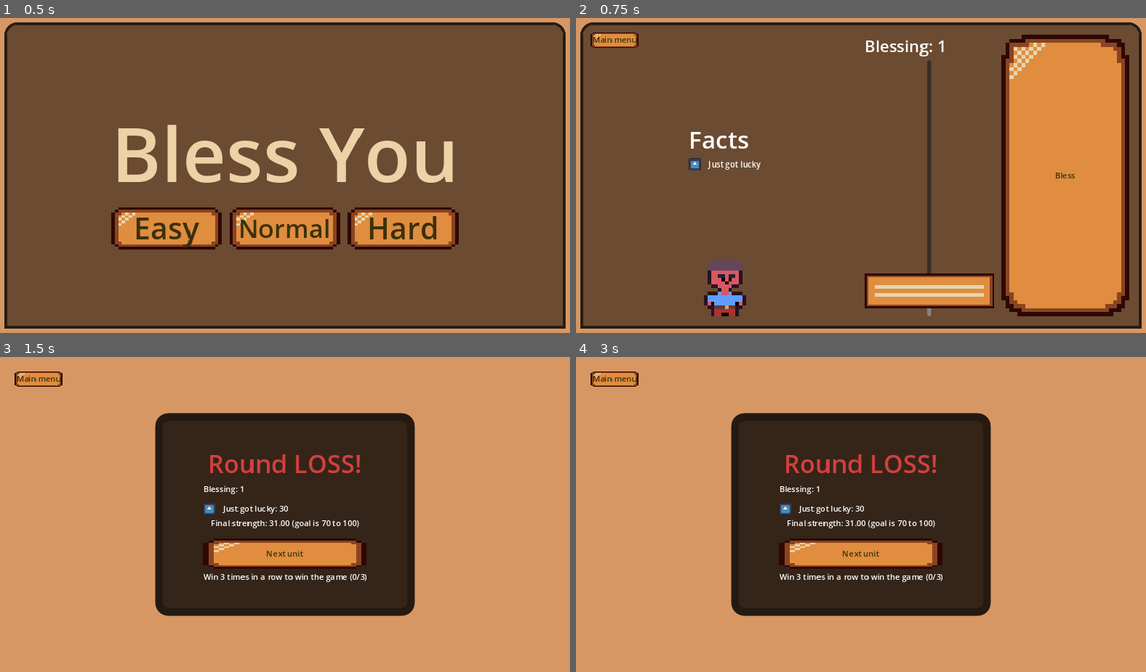
Above: before the commit, frames 1-4 (two rows, left to right).
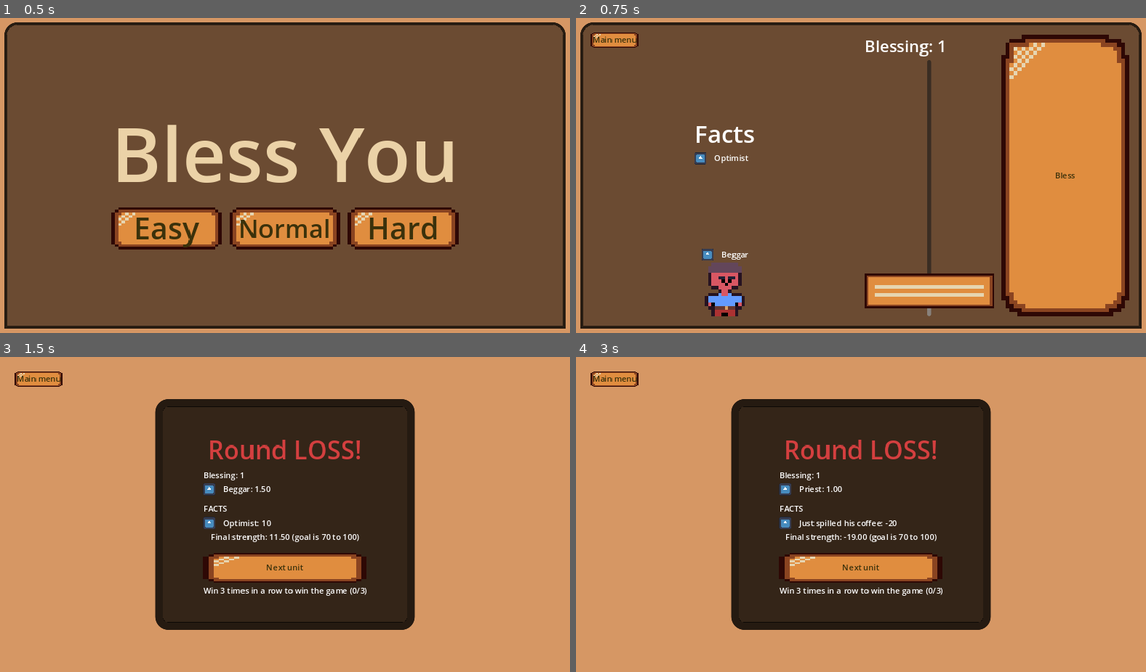
Above: after the commit, the same moments.

Repository: frostblooded/wolf
Game: Godot game, scene res://scenes/MainMenu.tscn
Same seed, same stepped clock (60 frames per second), same inputs: the game is played once before the commit and once after it. The engine's default icon, where the game draws it, is replaced by a stand-in: a white triangle on a blue panel in a dark square.
Inputs:
- Up to frame 1 (0.5 s): no input
- Up to frame 2 (0.75 s): click "Easy" at 0.5 s
- Up to frame 3 (1.5 s): click "Bless" at 1.25 s
- Up to frame 4 (3 s): click "Next unit" at 2 s; click "Bless" at 2.75 s

Frame 1 is identical in both runs. In frame 2, 1.1% of the frame differs, in the area x 19-33%, y 34-95%; in frame 3, 9.8%; in frame 4, 9.9%, in the area x 27-73%, y 13-87%.

Commit message:
Add unit types

Diff:
--- a/scenes/GameManager.tscn
+++ b/scenes/GameManager.tscn
@@ -1,9 +1,10 @@
-[gd_scene load_steps=9 format=3 uid="uid://b3llop6ts804d"]
+[gd_scene load_steps=12 format=3 uid="uid://b3llop6ts804d"]
 
 [ext_resource type="Script" path="res://scripts/game_manager.gd" id="1_w4b1x"]
 [ext_resource type="PackedScene" uid="uid://dlwrtjnr6xty4" path="res://scenes/UI/BlessingUnitUI.tscn" id="2_m4k2v"]
 [ext_resource type="Texture2D" uid="uid://bbuo3vy70oprq" path="res://icon.svg" id="2_sgj1t"]
 [ext_resource type="Script" path="res://scripts/fact.gd" id="3_0frrs"]
+[ext_resource type="Script" path="res://scripts/unit_type.gd" id="5_1xrj5"]
 
 [sub_resource type="Resource" id="Resource_7gygq"]
 script = ExtResource("3_0frrs")
@@ -29,7 +30,20 @@
 image = ExtResource("2_sgj1t")
 value = 30
 
+[sub_resource type="Resource" id="Resource_vni52"]
+script = ExtResource("5_1xrj5")
+name = "Beggar"
+image = ExtResource("2_sgj1t")
+multiplier = 1.5
+
+[sub_resource type="Resource" id="Resource_2me3e"]
+script = ExtResource("5_1xrj5")
+name = "Priest"
+image = ExtResource("2_sgj1t")
+multiplier = 1.0
+
 [node name="GameManager" type="Node2D"]
 script = ExtResource("1_w4b1x")
 unit_ui_scene = ExtResource("2_m4k2v")
 possible_facts = Array[ExtResource("3_0frrs")]([SubResource("Resource_7gygq"), SubResource("Resource_vtpr4"), SubResource("Resource_dn1nl"), SubResource("Resource_3sctg")])
+possible_unit_types = Array[ExtResource("5_1xrj5")]([SubResource("Resource_vni52"), SubResource("Resource_2me3e")])
--- a/scenes/UI/BlessingUnitUI.tscn
+++ b/scenes/UI/BlessingUnitUI.tscn
@@ -1,7 +1,8 @@
-[gd_scene load_steps=7 format=3 uid="uid://dlwrtjnr6xty4"]
+[gd_scene load_steps=8 format=3 uid="uid://dlwrtjnr6xty4"]
 
 [ext_resource type="Script" path="res://scripts/blessing_unit_ui.gd" id="1_pou5w"]
 [ext_resource type="PackedScene" uid="uid://ddsydqanfd6d6" path="res://scenes/UI/FactUI.tscn" id="2_3e3qa"]
+[ext_resource type="PackedScene" uid="uid://dla2errvpj32w" path="res://scenes/UI/UnitTypeUI.tscn" id="3_5ya5b"]
 [ext_resource type="Script" path="res://scripts/blessing_input.gd" id="3_ro0nv"]
 [ext_resource type="Texture2D" uid="uid://c0b0sawfyqtac" path="res://aseprite/fighter.png" id="3_t5euq"]
 
@@ -69,6 +70,10 @@
 theme_override_font_sizes/font_size = 48
 text = "Facts"
 
+[node name="UnitTypeUI" parent="MarginContainer/PanelContainer/MarginContainer/HBoxContainer/VBoxContainer" instance=ExtResource("3_5ya5b")]
+layout_mode = 2
+size_flags_horizontal = 4
+
 [node name="UnitImage" type="TextureRect" parent="MarginContainer/PanelContainer/MarginContainer/HBoxContainer/VBoxContainer"]
 layout_mode = 2
 size_flags_vertical = 3
--- a/scenes/UI/FactUI.tscn
+++ b/scenes/UI/FactUI.tscn
@@ -3,7 +3,7 @@
 [ext_resource type="Script" path="res://scripts/fact_ui.gd" id="1_dg875"]
 [ext_resource type="Texture2D" uid="uid://bbuo3vy70oprq" path="res://icon.svg" id="2_4tmda"]
 
-[node name="TraitUI" type="HBoxContainer"]
+[node name="FactUI" type="HBoxContainer"]
 size_flags_horizontal = 0
 script = ExtResource("1_dg875")
 
@@ -14,4 +14,4 @@
 
 [node name="Label" type="Label" parent="."]
 layout_mode = 2
-text = "Trait 1"
+text = "Unknown fact"
--- /dev/null
+++ b/scenes/UI/UnitTypeUI.tscn
@@ -0,0 +1,17 @@
+[gd_scene load_steps=3 format=3 uid="uid://dla2errvpj32w"]
+
+[ext_resource type="Script" path="res://scripts/unit_type_ui.gd" id="1_1a88d"]
+[ext_resource type="Texture2D" uid="uid://bbuo3vy70oprq" path="res://icon.svg" id="2_p7ud2"]
+
+[node name="UnitTypeUI" type="HBoxContainer"]
+size_flags_horizontal = 0
+script = ExtResource("1_1a88d")
+
+[node name="TextureRect" type="TextureRect" parent="."]
+layout_mode = 2
+texture = ExtResource("2_p7ud2")
+expand_mode = 3
+
+[node name="Label" type="Label" parent="."]
+layout_mode = 2
+text = "Unknown unit type"
--- a/scenes/main.tscn
+++ b/scenes/main.tscn
@@ -6,6 +6,7 @@
 [ext_resource type="Script" path="res://scripts/bless_results_container.gd" id="4_8q8d7"]
 [ext_resource type="Script" path="res://scripts/main_menu_button.gd" id="5_pgemp"]
 [ext_resource type="PackedScene" uid="uid://ddsydqanfd6d6" path="res://scenes/UI/FactUI.tscn" id="6_jd27q"]
+[ext_resource type="PackedScene" uid="uid://dla2errvpj32w" path="res://scenes/UI/UnitTypeUI.tscn" id="6_s8nki"]
 
 [sub_resource type="StyleBoxFlat" id="StyleBoxFlat_ibkj6"]
 bg_color = Color(0, 0, 0, 0.756863)
@@ -68,6 +69,7 @@
 layout_mode = 2
 script = ExtResource("4_8q8d7")
 fact_ui_scene = ExtResource("6_jd27q")
+unit_type_ui_scene = ExtResource("6_s8nki")
 
 [node name="OtherBlessResultsContainer" type="VBoxContainer" parent="RoundResultLayer/PanelContainer/VBoxContainer/BlessResultsContainer"]
 layout_mode = 2
@@ -83,6 +85,10 @@
 [node name="FactsResultsContainer" type="VBoxContainer" parent="RoundResultLayer/PanelContainer/VBoxContainer/BlessResultsContainer/OtherBlessResultsContainer"]
 layout_mode = 2
 size_flags_vertical = 3
+
+[node name="Label" type="Label" parent="RoundResultLayer/PanelContainer/VBoxContainer/BlessResultsContainer/OtherBlessResultsContainer/FactsResultsContainer"]
+layout_mode = 2
+text = "FACTS"
 
 [node name="Results" type="VBoxContainer" parent="RoundResultLayer/PanelContainer/VBoxContainer/BlessResultsContainer/OtherBlessResultsContainer/FactsResultsContainer"]
 layout_mode = 2
--- a/scripts/bless_results_container.gd
+++ b/scripts/bless_results_container.gd
@@ -2,6 +2,7 @@
 
 @export var game_end_button_text: String = "Finish game"
 @export var fact_ui_scene: PackedScene = null
+@export var unit_type_ui_scene: PackedScene = null
 
 @onready var next_round_button: Button = find_child("NextRoundButton")
 @onready var round_result_label: Label = find_child("RoundResultLabel")
@@ -25,12 +26,18 @@
         next_round_button.text = game_end_button_text
 
     append_bless_result_label("Blessing: %d" % bless_strength)
+    append_unit_type_ui_label(unit.type, ": %.2f" % unit.type.multiplier)
 
     for t in unit.facts:
         if t.value != 0:
             append_fact_result_label(t, ": %d" % t.value)
 
     $TotalStrengthLabel.text = "Final strength: %.2f (goal is %d to %d)" % [total_strength, DifficultyManager.get_min_goal(), 100]
+
+func append_unit_type_ui_label(unit_type: UnitType, message: String):
+    var unit_type_ui: UnitTypeUI = unit_type_ui_scene.instantiate()
+    unit_type_ui.initialize_with_additional_text(unit_type, message)
+    $OtherBlessResultsContainer/GeneralResultsContainer.get_node("Results").add_child(unit_type_ui)
 
 func append_fact_result_label(fact: Fact, message: String):
     var fact_ui: FactUI = fact_ui_scene.instantiate()
--- a/scripts/blessing_unit_ui.gd
+++ b/scripts/blessing_unit_ui.gd
@@ -2,8 +2,6 @@
 extends CanvasLayer
 
 @export var fact_ui_scene: PackedScene = null
-
-@onready var bless_amount_slider = find_child("BlessAmountSlider")
 
 func initialize(unit: Unit):
     var facts_container: Control = find_child("FactsContainer")
@@ -12,3 +10,5 @@
         var fact_ui: FactUI = fact_ui_scene.instantiate()
         fact_ui.initialize(fact)
         facts_container.add_child(fact_ui)
+
+    find_child("UnitTypeUI").initialize(unit.type)
--- a/scripts/fact_ui.gd
+++ b/scripts/fact_ui.gd
@@ -1,5 +1,5 @@
 class_name FactUI
-extends HBoxContainer
+extends Control
 
 func initialize(fact: Fact):
     $Label.text = fact.name
--- a/scripts/game_manager.gd
+++ b/scripts/game_manager.gd
@@ -2,6 +2,7 @@
 
 @export var unit_ui_scene: PackedScene = null
 @export var possible_facts: Array[Fact] = []
+@export var possible_unit_types: Array[UnitType] = []
 @export var required_victory_streak_for_game_win: int = 3
 
 @onready var round_result_panel_shower: CanvasLayer = get_parent().find_child("RoundResultLayer")
@@ -20,6 +21,7 @@
 
 func on_bless_button_pressed(bless_amount: int):
     var total_strength: float = bless_amount
+    total_strength *= current_unit.type.multiplier
 
     for fact in current_unit.facts:
         total_strength += fact.value
@@ -54,6 +56,9 @@
 func generate_unit() -> Unit:
     var unit: Unit = Unit.new()
 
+    assert(!possible_unit_types.is_empty());
+    unit.type = possible_unit_types.pick_random()
+
     var MIN_FACTS: int = 1
     var max_facts: int = DifficultyManager.get_max_facts()
     assert(MIN_FACTS <= max_facts);
--- a/scripts/unit.gd
+++ b/scripts/unit.gd
@@ -1,3 +1,4 @@
 class_name Unit
 
 var facts: Array[Fact] = []
+var type: UnitType = null
--- /dev/null
+++ b/scripts/unit_type.gd
@@ -0,0 +1,6 @@
+class_name UnitType
+extends Resource
+
+@export var name: String = "Unknown unit type"
+@export var image: Texture2D = null
+@export var multiplier: float = 1
--- /dev/null
+++ b/scripts/unit_type_ui.gd
@@ -0,0 +1,10 @@
+class_name UnitTypeUI
+extends Control
+
+func initialize(unit_type: UnitType):
+    $Label.text = unit_type.name
+    $TextureRect.texture = unit_type.image
+
+func initialize_with_additional_text(unit_type: UnitType, text: String):
+    $Label.text = unit_type.name + text
+    $TextureRect.texture = unit_type.image
Not shown: 1 places in scenes/main.tscn that only renumber resources
